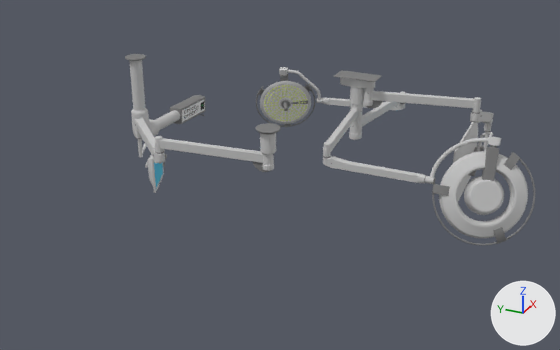
The FBX model Scenes/VROffice/mesh/Powerled.fbx, before and after one commit.
Rendered twice from a 50 mm lens placed at (-6.84, -2.27, 4.24), pointed at (-0.8, 0.45, 1.22). The axes (+X, +Y, +Z) are drawn at lower right. The lights are the same throughout. Where no turn or scale is listed for an object, it has been applied to the vertices.

The first picture shows 'Modutec PLG Maquet', 'Powerled 500 (1)', 'Powerled 500 (4)', 'Powerled 700 (1)', 'Powerled 700 (2)', 'Powerled 700 (3)', 'Powerled 700 (4)', 'Satelite System', 'Single flat screen 1 (1)', 'Single flat screen 1 (2)', 'Single flat screen 1 (3)', 'Single flat screen 2 (1)', 'Single flat screen 2 (3)'.
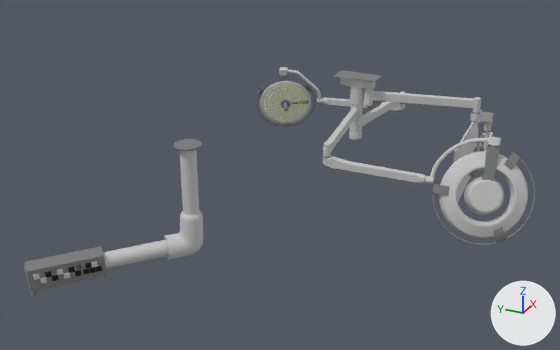
Commit message: Update powerled model

ob_single_flat_screen_1__group_1 is not drawn itself; it is the parent of ob_single_flat_screen_1__1.

Where the newer file only moved an object's origin or applied its transform, the numbers keep the older frame.

What differs and where, as boxes (x1, y1, x2, y2) in the pictures (560 x 350 px):
```json
{"object": "Modutec PLG Maquet", "change": "moved, turned", "before": [125, 54, 206, 141], "after": [24, 139, 203, 297]}
{"object": "Single flat screen 1 (3)", "change": "deleted", "before": [155, 123, 281, 172], "faces in mat_steel_stainlessl_shiny (light grey #c7c7c7)": [155, 133, 276, 171], "faces in mat_dark_metal (grey #7c7c7c)": [155, 123, 281, 172]}
{"object": "Single flat screen 1 (2)", "change": "deleted", "before": [133, 118, 165, 164], "faces in mat_steel_stainlessl_shiny (light grey #c7c7c7)": [133, 118, 165, 164]}
{"object": "Single flat screen 1 (1)", "change": "deleted", "before": [138, 139, 167, 193], "faces in mat_steel_stainlessl_shiny (light grey #c7c7c7)": [138, 139, 165, 193], "faces in mat_screen (cyan #49c3e7)": [154, 162, 163, 187]}
```

The change, as JSON lines over the scene's bpy script:
```json
{"op": "remove", "block": "ob_single_flat_screen_1__group_1", "code": "ob_single_flat_screen_1__group_1.parent = ob_single_flat_screen_1__group_2"}
{"op": "set", "path": "ob_modutec_plg_maquet.location", "old": "(-0.199, 2.356, 1.225)", "new": "(-2.165, 0.673, 1.225)"}
{"op": "set", "path": "ob_modutec_plg_maquet.rotation_euler", "old": "(1.571, 0.0, 0.0)", "new": "(1.571, 0.0, 2.32)", "note": "degrees (90, 0, 0) -> degrees (90, 0, 133)"}
{"op": "remove", "block": "ob_single_flat_screen_1__1", "code": ["ob_single_flat_screen_1__1 = bpy.data.objects.new('Single flat screen 1 (1)', me_untitled_003)", "ob_single_flat_screen_1__1.parent = ob_single_flat_screen_1__group_1", "ob_single_flat_screen_1__1.location = (120.7, 63.05, -59.79)", "ob_single_flat_screen_1__1.rotation_euler = (-1.571, 0.0, -2.85)  # degrees (-90, 0, -163)", "ob_single_flat_screen_1__1.scale = (-1.0, -1.0, -0.474)"]}
{"op": "remove", "block": "ob_single_flat_screen_1__2", "code": ["ob_single_flat_screen_1__2 = bpy.data.objects.new('Single flat screen 1 (2)', me_untitled_014)", "ob_single_flat_screen_1__2.location = (-1.44, 1.327, 1.524)"]}
{"op": "remove", "block": "ob_single_flat_screen_1__3", "code": ["ob_single_flat_screen_1__3 = bpy.data.objects.new('Single flat screen 1 (3)', me_untitled_010)", "ob_single_flat_screen_1__3.location = (-1.518, 1.294, 1.607)"]}
```
